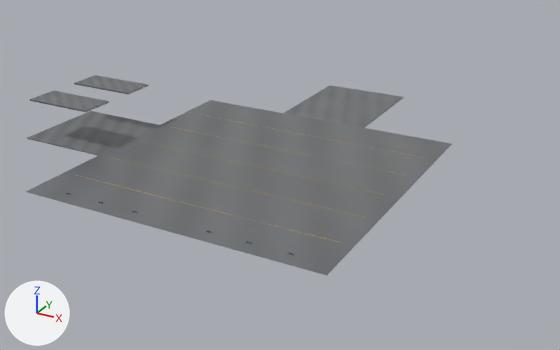
One commit to the FBX model stw-o3de/Project/Assets/IndustrialYard/STW_INDUSTRIAL_YARD_01/Environment/STW_INDUSTRIAL_YARD_01_deck.fbx: the scene before it, then after it.
The view is the same before and after, from a 50 mm lens placed at (28.5, -47.6, 23.5), pointed at (0.4, 3.4, -2.0). Arrows for +X, +Y and +Z are at lower left; the lights stay in place. The first picture is the older version.

The first picture shows 'annex_ground_floor', 'annex_upper_floor_north', 'annex_upper_floor_south', 'scrapyard_ground', 'wet_concrete_deck' and 5 more.
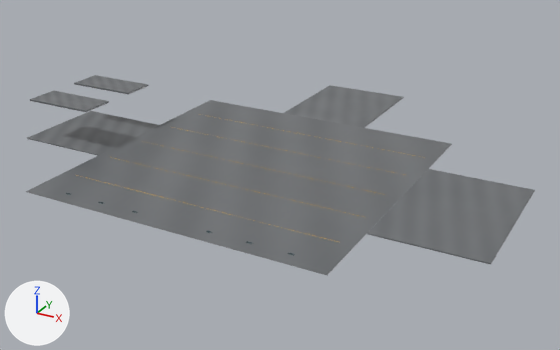
Scene script edits in JSON lines:
```json
{"op": "add", "block": "me_cube_189", "code": ["me_cube_189 = bpy.data.meshes.new('Cube.189')", "me_cube_189.from_pydata(...)  # 56 vertices, 54 faces; spans x -4.0..4.0, y -6.0..6.0, z -0.05..0.05", "me_cube_189.materials.append(mat_m_iy_concretewet)"]}
{"op": "add", "block": "ob_containerhof_ground", "code": ["ob_containerhof_ground = bpy.data.objects.new('containerhof_ground', me_cube_189)", "ob_containerhof_ground.location = (16.0, 0.0, -0.05)"]}
```

Changed parts and their boxes [x1, y1, x2, y2] in the pictures (560 x 350 px):
```json
{"object": "containerhof_ground", "change": "added", "after": [367, 169, 535, 265]}
```
